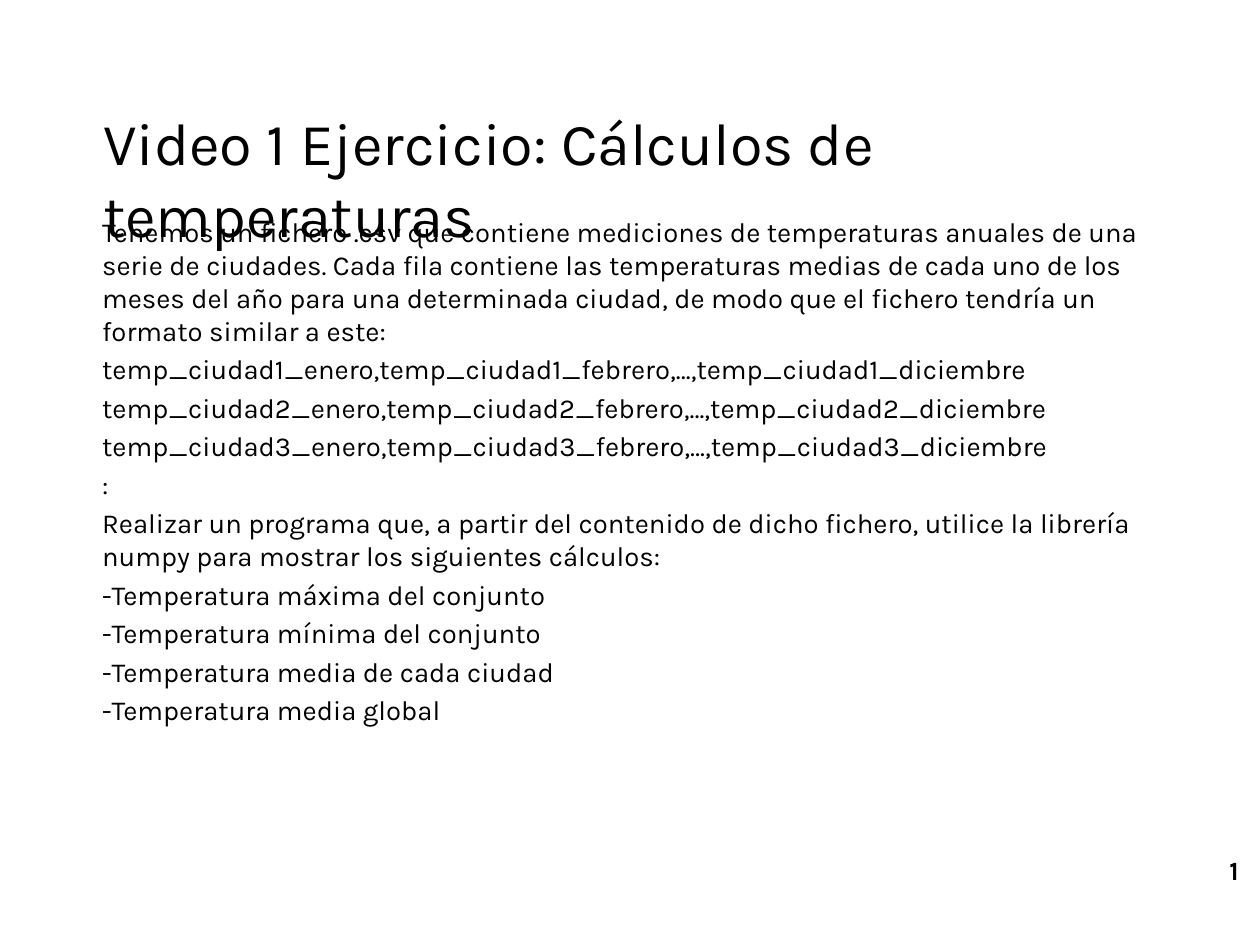
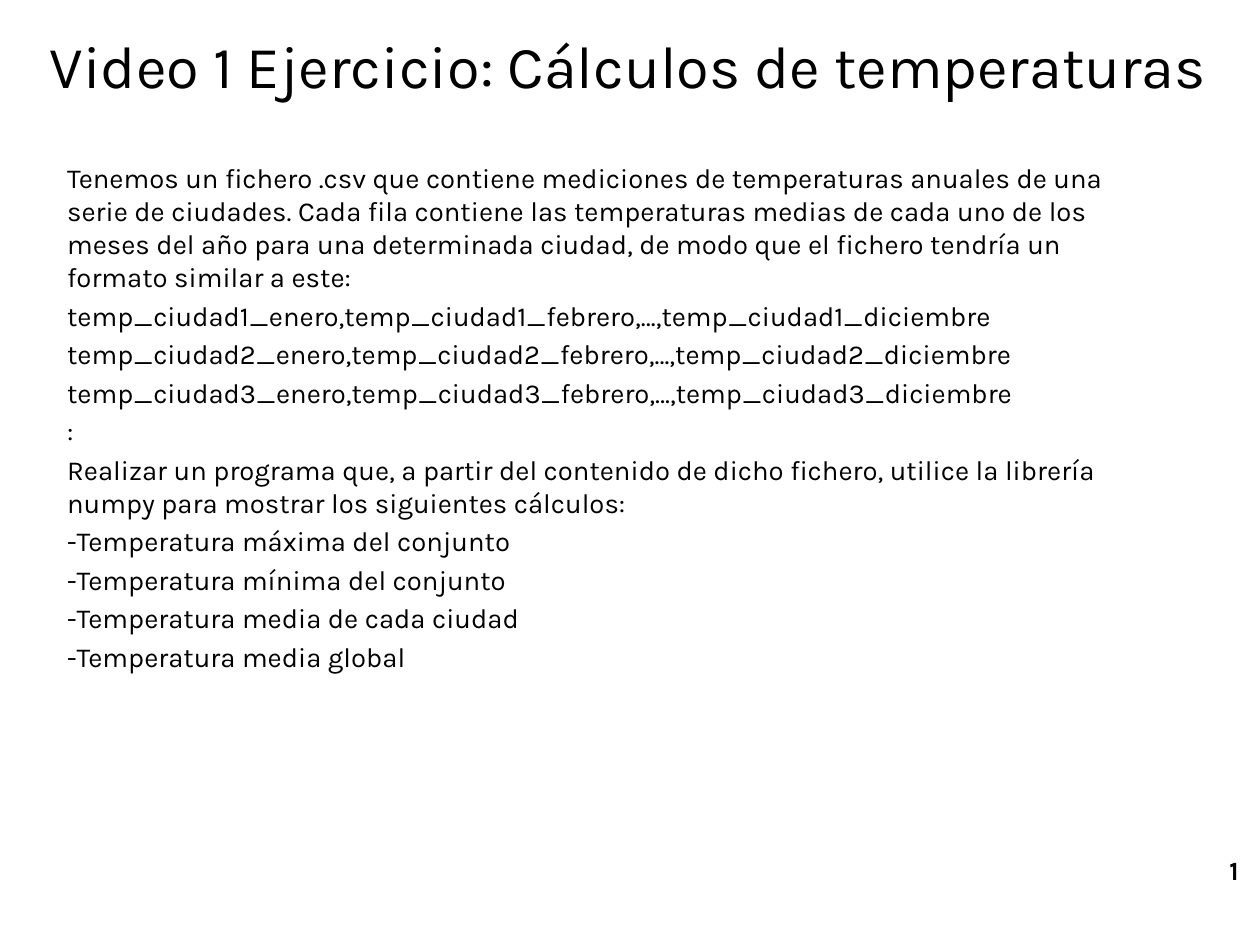
Before and after one commit to amartinsierra/recursos_python, a slide deck: slide 1 of curso_python_canal/ejercicios_posibles/pandas/enunciados.pptx. Drawn at 1260x945 pixels with LibreOffice and Linux fonts; fonts in the diff are those of the drawing. Boxes give left, top, right and bottom in pixels: in the first picture for what was removed or moved away, otherwise in the second. Text is boxed around its words. In the diff, an @@ line names an element or a change of style, - is before the commit and + after.

```diff
--- a/curso_python_canal/ejercicios_posibles/pandas/enunciados.pptx
+++ b/curso_python_canal/ejercicios_posibles/pandas/enunciados.pptx
@@ text "Video 1 Ejercicio: Cálculos de ..." rewrapped from bbox=[103, 119, 874, 251] to bbox=[50, 42, 1205, 102] @@
@@ text "Tenemos un fichero .csv que ..." rewrapped from bbox=[102, 217, 1136, 689] to bbox=[67, 169, 1101, 635] @@
```
Also in this commit, not shown: 1 slide removed, 17 other files.
